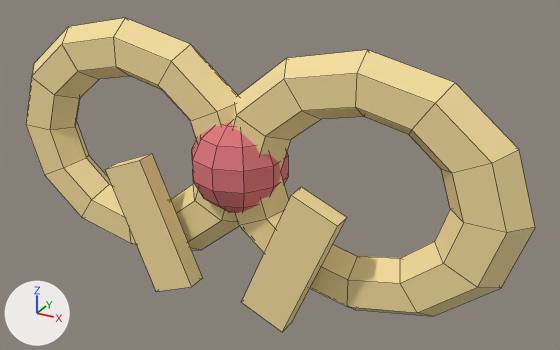
Before and after pictures for a commit that changed the Blender file source-assets/blender/ribbon_bow.blend.
One viewpoint serves both versions: a camera (50 mm lens) standing at (0.188, -0.301, 0.229) and looking at (0.018, 0.008, 0.074). Arrows for +X, +Y and +Z are at lower left; the lights stay in place. The picture after the commit comes second. Mesh edges are drawn as thin lines.

The first picture shows 'Knot', 'Loop.-1', 'Loop.1', 'Tail.-1', 'Tail.1'.
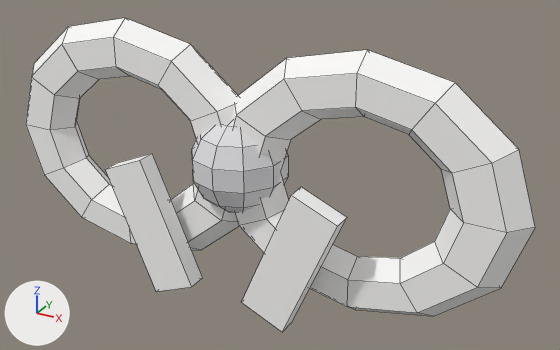
What the commit changed:
Material 'ribbon_shade' (mat_ribbon_shade) is new.
Its base color is (0.74, 0.73, 0.75) (light grey #dfdee1).
Its roughness is 0.9.
Material 'ribbon_white' (mat_ribbon_white) is new.
Its base color is (0.97, 0.96, 0.95) (white #fcfaf9).
Its roughness is 0.9.
me_torus has 72 vertices, 72 faces and spans x -0.078..0.078, y -0.01..0.01, z -0.065..0.065.
me_torus no longer uses material mat_gold (beige #f5de9e).
me_torus gains material mat_ribbon_white (white #fcfaf9).
me_cube has 8 vertices, 6 faces and spans x -0.0251..0.0251, y -0.005..0.005, z -0.0371..0.0371.
me_cube no longer uses material mat_gold (beige #f5de9e).
me_cube gains material mat_ribbon_white (white #fcfaf9).
me_torus_001 has 72 vertices, 72 faces and spans x -0.078..0.078, y -0.01..0.01, z -0.065..0.065.
me_torus_001 no longer uses material mat_gold (beige #f5de9e).
me_torus_001 gains material mat_ribbon_white (white #fcfaf9).
me_cube_001 has 8 vertices, 6 faces and spans x -0.0251..0.0251, y -0.005..0.005, z -0.0371..0.0371.
me_cube_001 no longer uses material mat_gold (beige #f5de9e).
me_cube_001 gains material mat_ribbon_white (white #fcfaf9).
me_sphere has 62 vertices, 70 faces and spans x -0.0232..0.0232, y -0.0244..0.0244, z -0.025..0.025.
me_sphere is used by ob_knot; location (0.0, 0.0, 0.08).
me_sphere part 1: 70 faces spanning x -0.0232..0.0232, y -0.0244..0.0244, z -0.025..0.025 switch from mat_berry (pink #de767c) to mat_ribbon_shade (light grey #dfdee1).

Location of each change, [x1, y1, x2, y2] in pixels of the pictures (560 x 350 px):
'Loop.1', recoloured (beige to white): [232, 50, 535, 316] in both
'Loop.-1', recoloured (beige to white): [26, 18, 239, 250] in both
'Tail.1', recoloured (beige to white): [242, 187, 347, 332] in both
'Tail.-1', recoloured (beige to white): [105, 154, 202, 292] in both
part 1 of me_sphere, recoloured (pink to light grey): [192, 122, 288, 213] in both
